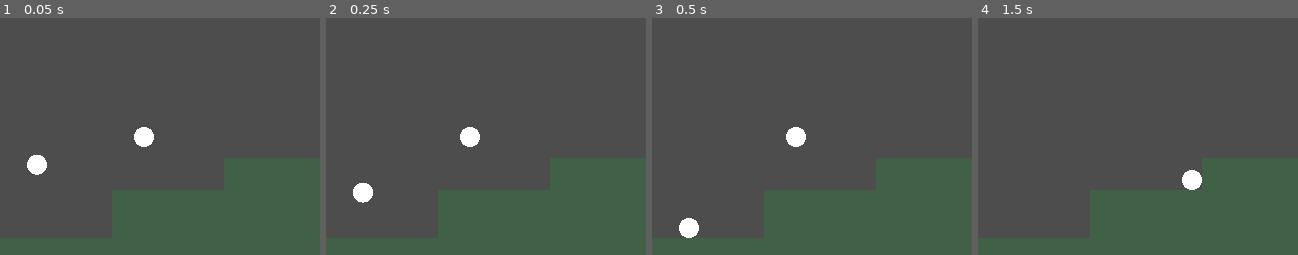
Above: before the commit, frames 1-4 (left to right).
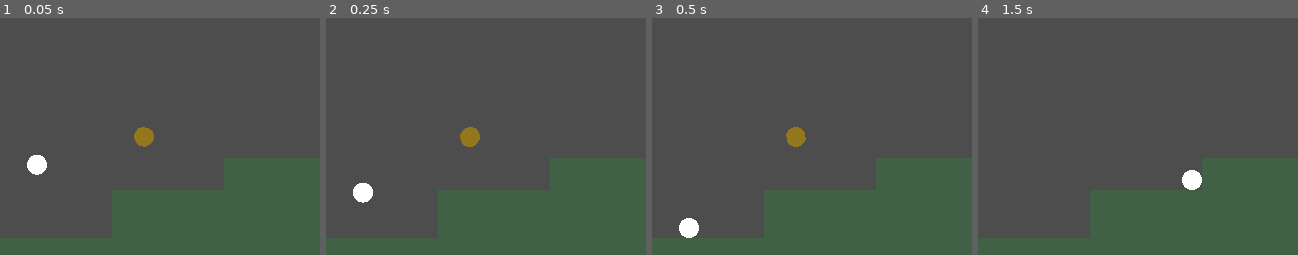
Above: after the commit, the same moments.

Repository: danbolt/actions-test
Game: Godot game, scene res://main.tscn
Same seed, same stepped clock (60 frames per second), same inputs: the game is played once before the commit and once after it.
Inputs:
- Up to frame 1 (0.05 s): no input
- Up to frame 2 (0.25 s): no input
- Up to frame 3 (0.5 s): no input
- Up to frame 4 (1.5 s): tap Enter (ui_accept) at 0.5, 0.77 s; hold Right (ui_right) from 0.53 s (still down)
The pictures show only the part of the screen within x 0-50%, y 47-97%; the shares and areas given below are measured in that part.

The runs differ from the first frame. In frame 1, 0.4% of the frame differs, in the area x 41-49%, y 45-55%; in frame 2, 0.4%; in frame 3, 0.4%; in frame 4, nothing differs.

Commit message:
Coin colour

Diff:
--- a/gameobjects/coin.tscn
+++ b/gameobjects/coin.tscn
@@ -1,15 +1,8 @@
-[gd_scene load_steps=5 format=3 uid="uid://c6pssyjmn858f"]
+[gd_scene load_steps=3 format=3 uid="uid://c6pssyjmn858f"]
 
 [ext_resource type="Script" uid="uid://bjcf3pk56jmih" path="res://scripts/coin.gd" id="1_t4pel"]
-[ext_resource type="Material" uid="uid://dym2jyc2ypbjw" path="res://materials/unshaded_gold.tres" id="2_wkpqx"]
 
 [sub_resource type="CircleShape2D" id="CircleShape2D_h2yge"]
-
-[sub_resource type="SphereMesh" id="SphereMesh_1bvp3"]
-material = ExtResource("2_wkpqx")
-flip_faces = true
-radius = 10.0
-height = 20.0
 
 [node name="Coin" type="Area2D"]
 collision_layer = 4
@@ -19,5 +12,6 @@
 [node name="CollisionShape2D" type="CollisionShape2D" parent="."]
 shape = SubResource("CircleShape2D_h2yge")
 
-[node name="MeshInstance2D" type="MeshInstance2D" parent="."]
-mesh = SubResource("SphereMesh_1bvp3")
+[node name="Polygon2D" type="Polygon2D" parent="."]
+color = Color(0.576471, 0.470588, 0.113725, 1)
+polygon = PackedVector2Array(0, -10, 5, -9, 8, -6, 10, -3, 10, 0, 9, 4, 6, 8, 3, 9, 0, 10, -4, 9, -8, 6, -10, 3, -10, 0, -9, -5, -6, -8)
--- a/materials/unshaded_gold.tres
+++ /dev/null
@@ -1,5 +0,0 @@
-[gd_resource type="StandardMaterial3D" format=3 uid="uid://dym2jyc2ypbjw"]
-
-[resource]
-shading_mode = 0
-albedo_color = Color(0.722119, 0.564396, 0.176703, 1)
--- a/scripts/coin.gd
+++ b/scripts/coin.gd
@@ -1,4 +1,6 @@
 class_name Coin extends Area2D
+
+@onready var coin_polygon: Node2D = $Polygon2D
 
 func on_player_entered(intruder: Node2D) -> void:
 	assert(intruder is Player)
@@ -7,3 +9,6 @@
 
 func _ready() -> void:
 	body_entered.connect(on_player_entered)
+
+func _process(delta: float) -> void:
+	coin_polygon.rotate(delta * 10)
